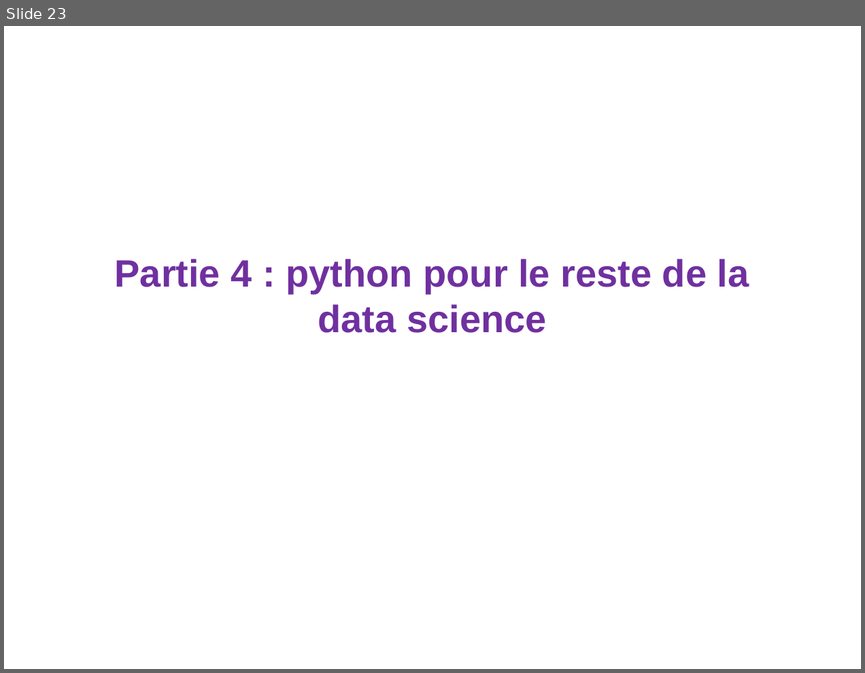
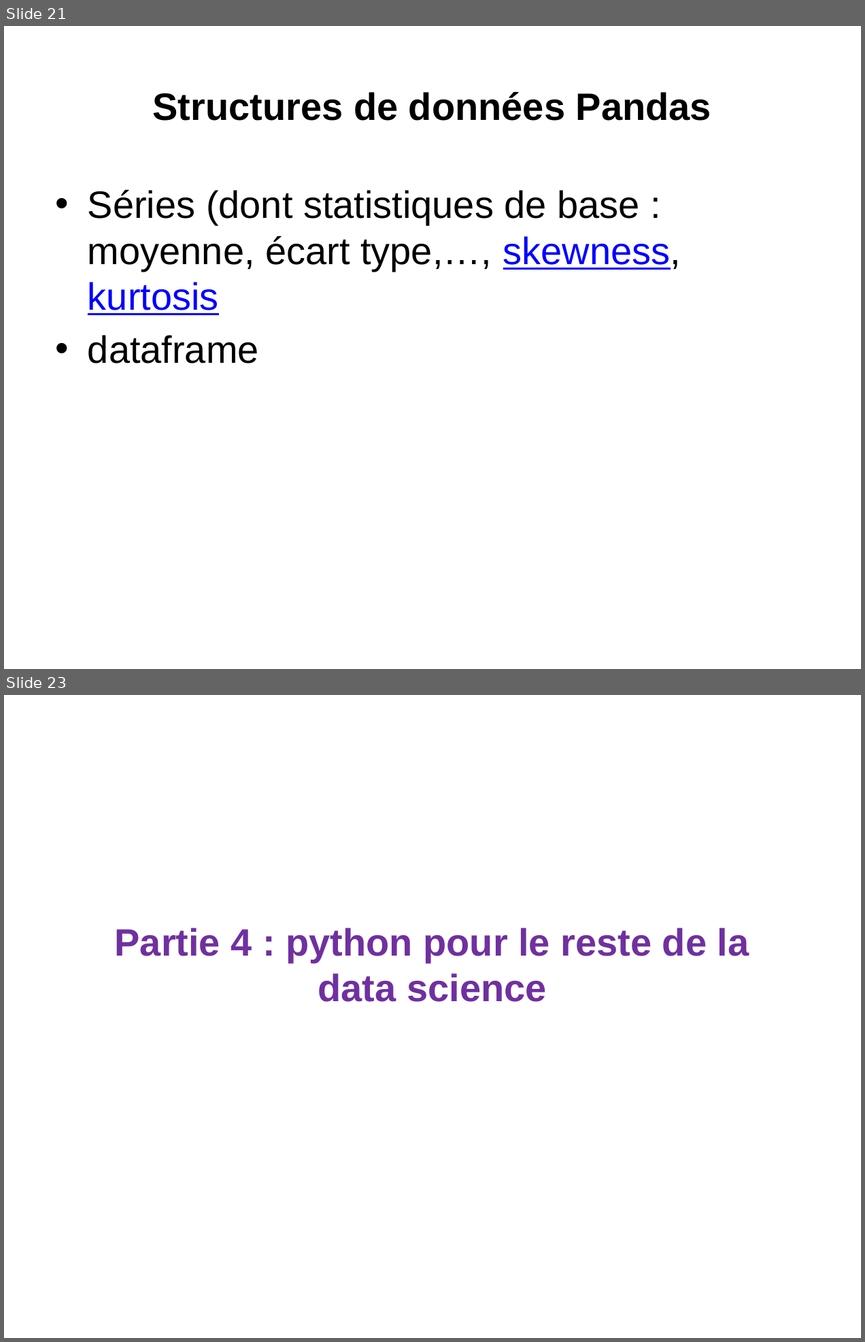
Before and after one commit to loicmidy/formation-python, a slide deck: formation python.pptx. Shown one above the other, each under a label of ours: slide 23 before the commit, slides 21 and 23 after it; the slides between them are not shown. The pictures are 865x673 and 865x1342 pixels, drawn with LibreOffice and Linux fonts; fonts in the diff are those of the drawing. Boxes give left, top, right and bottom in pixels: in the first picture for what was removed or moved away, otherwise in the second. Text is boxed around its words. In the diff, an @@ line names an element or a change of style, - is before the commit and + after.

```diff
--- a/formation python.pptx
+++ b/formation python.pptx
@@ slide 21 added at (4, 26, 861, 669), background #FFFFFF @@
@@ title added at (153, 92, 711, 121), 32 pt, text #000000, bold @@
+Structures de données Pandas
@@ text added at (88, 189, 681, 363), 32 pt, text #000000 @@
+• Séries (dont statistiques de base : moyenne, écart type,…, skewness, kurtosis
+• dataframe
```
Also in this commit, not shown: 1 slide changed, 1 other slide added, 2 slides removed, 4 other files.
